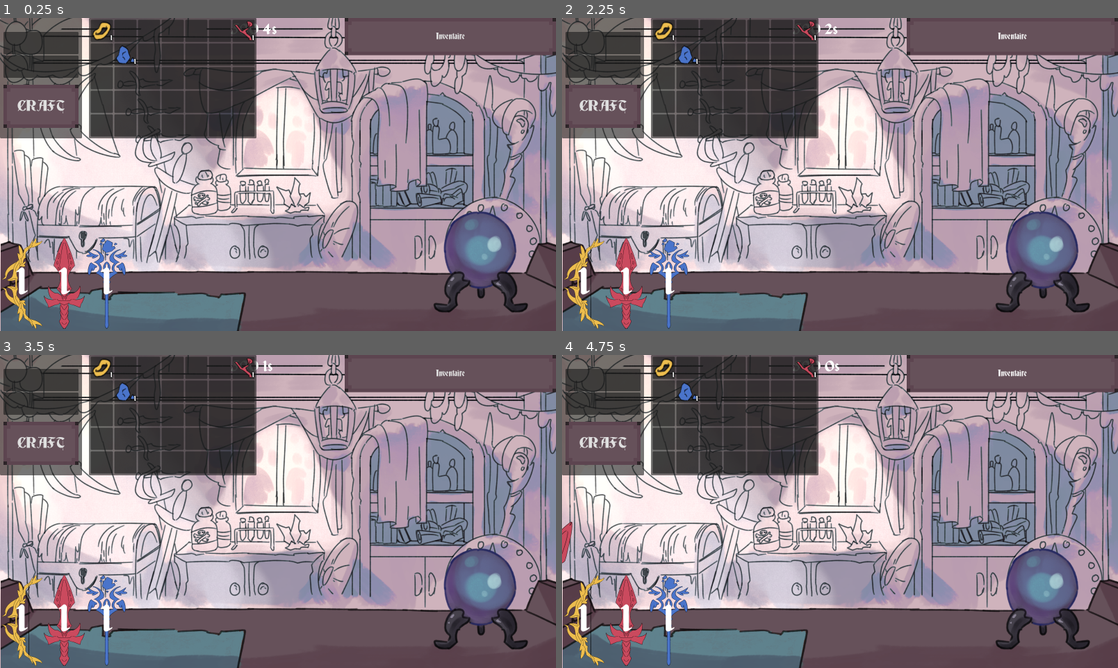
Above: before the commit, frames 1-4 (two rows, left to right).
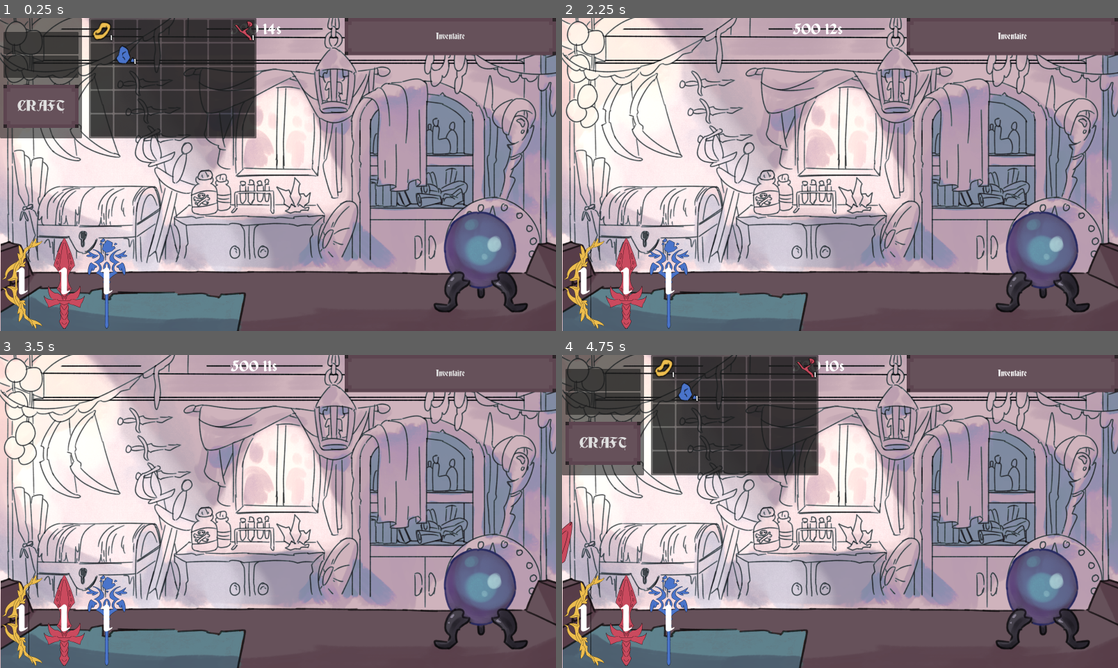
Above: after the commit, the same moments.

Repository: electron35/GMTK_Jam_Dunjunk_shop
Game: Godot game, scene res://GMTK_Jam/MainScene.tscn
The game is run twice, just before and just after one commit, with the same random seed, the same clock (stepped at 60 frames per second) and the same inputs. The engine's default icon, where the game draws it, is replaced by a stand-in: a white triangle on a blue panel in a dark square.
Inputs (mouse positions are in pixels of both pictures, inside the frame that each line leads up to):
- Up to frame 1 (0.25 s): no input
- Up to frame 2 (2.25 s): click (1040, 262) at 0.5 s; click "CRAFT" at 1.25 s; click "Inventaire" at 2 s
- Up to frame 3 (3.5 s): click (478, 599) at 2.75 s
- Up to frame 4 (4.75 s): click (600, 442) at 3.5 s, where only the run before the commit has a clickable "CRAFT"; click "Inventaire" at 4.25 s

The runs differ from the first frame. In frame 1, less than 0.1% of the frame differs, in the area x 47-51%, y 1-6%; in frame 2, 17%, in the area x 0-51%, y 0-39%; in frame 3, 17%; in frame 4, less than 0.1%.
Error before the commit: Invalid access to property or key 'visible' on a base object of type 'null instance'. (res://GMTK_Jam/MainScene.gd:9)

Commit message:
Game Over Screen

Diff:
--- a/GMTK_Jam/MainScene.gd
+++ b/GMTK_Jam/MainScene.gd
@@ -1,6 +1,7 @@
 extends Node2D
 
-@onready var craft_inventory = $Foreground/CraftingMenu/CraftInventory
+@onready var craft_inventory = $Foreground/CraftInventory
+
 
 func _ready():
 	Main.main_scene_ref = self
--- /dev/null
+++ b/GMTK_Jam/UIElement/GameOverScreen/GameOver.gd
@@ -0,0 +1,9 @@
+extends Node2D
+
+var item_sold: int
+var time_survived: int
+
+func _ready():
+	item_sold = Main.item_sold
+	time_survived = int(Time.get_unix_time_from_system() - Main.start_time)
+	$CanvasLayer/RichTextLabel.text="You sold %s items\nand you survived for %s s" % [item_sold,time_survived]
--- /dev/null
+++ b/GMTK_Jam/UIElement/GameOverScreen/GameOver.tscn
@@ -0,0 +1,44 @@
+[gd_scene load_steps=4 format=3 uid="uid://cdm8vsfaj4056"]
+
+[ext_resource type="Script" path="res://GMTK_Jam/UIElement/GameOverScreen/GameOver.gd" id="1_54uck"]
+[ext_resource type="Texture2D" uid="uid://cnws71i7anslw" path="res://GMTK_Jam/Resources/UIElement/GAME_OVER.png" id="1_fu1nu"]
+[ext_resource type="Theme" uid="uid://b23gfgab88oos" path="res://GMTK_Jam/Resources/themegame/theme.tres" id="2_f73tg"]
+
+[node name="GameOver" type="Node2D"]
+script = ExtResource("1_54uck")
+
+[node name="CanvasLayer" type="CanvasLayer" parent="."]
+
+[node name="TextureRect" type="TextureRect" parent="CanvasLayer"]
+offset_right = 1600.0
+offset_bottom = 900.0
+texture = ExtResource("1_fu1nu")
+expand_mode = 2
+
+[node name="Label" type="Label" parent="CanvasLayer"]
+anchors_preset = -1
+anchor_left = -0.048
+anchor_top = -0.057
+anchor_right = -0.048
+anchor_bottom = -0.057
+offset_left = 979.8
+offset_top = 122.3
+offset_right = 1541.8
+offset_bottom = 233.3
+theme = ExtResource("2_f73tg")
+theme_override_colors/font_outline_color = Color(0, 0, 0, 1)
+theme_override_constants/outline_size = 10
+theme_override_font_sizes/font_size = 100
+text = "Game Over"
+horizontal_alignment = 1
+
+[node name="RichTextLabel" type="RichTextLabel" parent="CanvasLayer"]
+offset_left = 968.0
+offset_top = 190.0
+offset_right = 1484.0
+offset_bottom = 547.0
+theme = ExtResource("2_f73tg")
+theme_override_colors/font_outline_color = Color(0, 0, 0, 1)
+theme_override_constants/outline_size = 10
+text = "You sold 00 items
+You survived for 000s"
--- a/GMTK_Jam/UIElement/MoneyUI.tscn
+++ b/GMTK_Jam/UIElement/MoneyUI.tscn
@@ -36,7 +36,7 @@
 text = "00:00"
 
 [node name="Time" type="Timer" parent="SplitBox/Timer"]
-wait_time = 5.0
+wait_time = 15.0
 autostart = true
 
 [connection signal="timeout" from="SplitBox/Timer/Time" to="." method="_on_time_timeout"]
--- a/GMTK_Jam/script/Adventurer/aventurier.gd
+++ b/GMTK_Jam/script/Adventurer/aventurier.gd
@@ -55,15 +55,18 @@
 	_buy(powerAventurer*10	)
 
 func _sell():
+
+	advHasSell=true
 	rng.randomize()
-	advHasSell=true
 	var quality = rng.randi_range(1,10)
+	rng.randomize()
 	var type = rng.randi_range(0,2)
 	print(str(type))
 	Main.money -= quality*5
 	inventory.add(mat_type[type],quality)
 
 func _buy(money: int):
+	Main.item_sold += 1
 	Main.money += money
 	advhasBuy=true
 
--- a/GMTK_Jam/script/Main.gd
+++ b/GMTK_Jam/script/Main.gd
@@ -10,9 +10,13 @@
 
 var hold_item: ItemData
 
+var start_time: float
+var item_sold = 0
+
 func _ready():
 	money = 500
-	rent_value = 100
+	rent_value = 10000
+	start_time = Time.get_unix_time_from_system()
 
 func create_dungeon(power:int, item_type: String):
 	var dungeon = dungeonConst.instantiate()
@@ -32,4 +36,4 @@
 	money -= int(rent_value)
 	rent_value *= 1.2
 	if (money < 0):
-		print("TU AS PERDU SALE PAUVRE, RESPECTE LE CAPITAL ESPECE D'ANARCHISTE ECO-TERRORISTE ZADISTE QUI SORT DE L'ARC REPUBLICAIN")
+		get_tree().change_scene_to_file("res://GMTK_Jam/UIElement/GameOverScreen/GameOver.tscn")
Binary file added: GMTK_Jam/Resources/UIElement/GAME_OVER.png
Not shown, added: GMTK_Jam/Resources/UIElement/GAME_OVER.png.import
